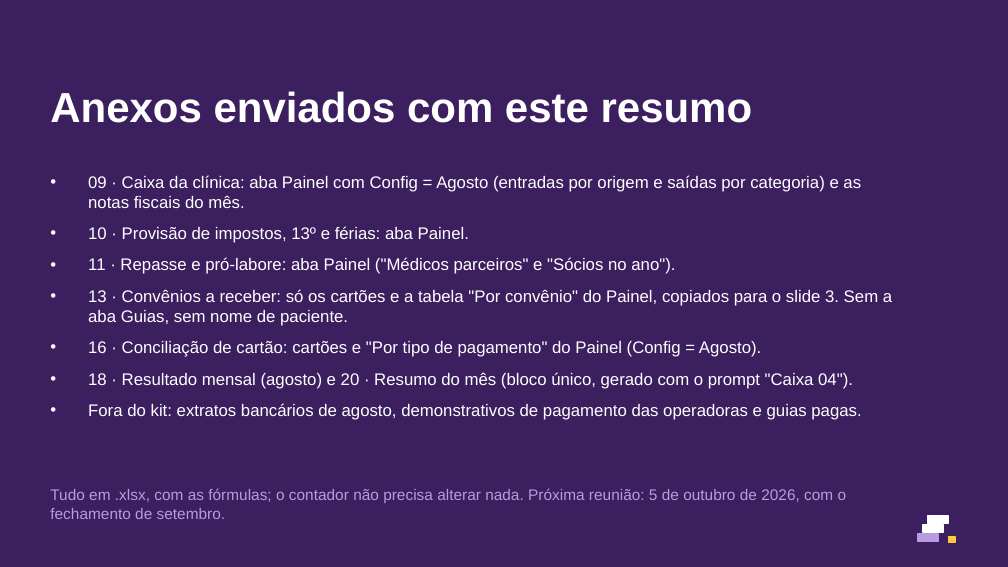
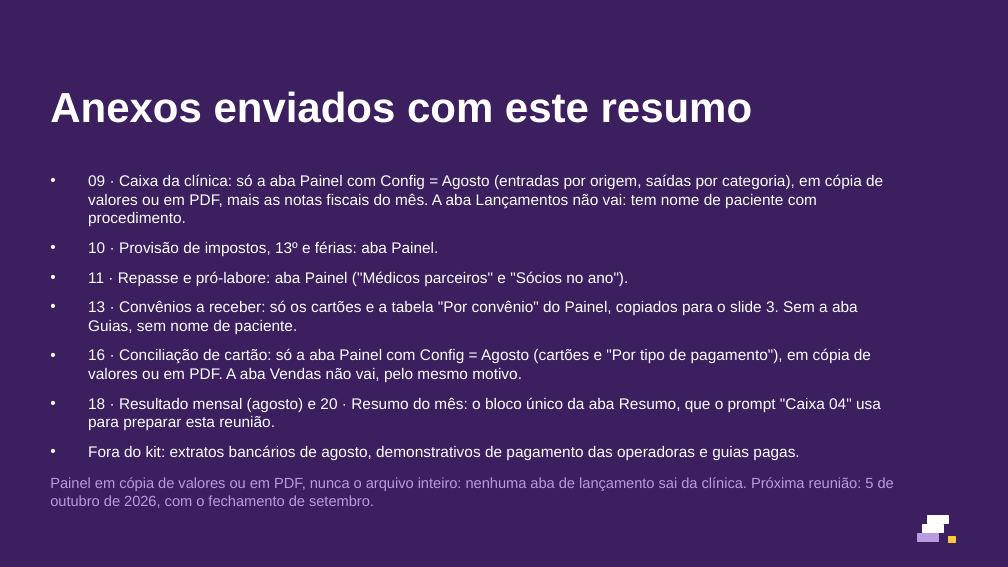
Before and after one commit to eduardomtzz/claude-code, a slide deck: slide 8 of projetos/gestao-ia-planilhas/produto/kit-medicos/entrega/29-modelo-convenios-para-o-contador-8-slides.pptx. Drawn at 1008x567 pixels with LibreOffice and Linux fonts; fonts in the diff are those of the drawing. Boxes give left, top, right and bottom in pixels: in the first picture for what was removed or moved away, otherwise in the second. Text is boxed around its words. In the diff, an @@ line names an element or a change of style, - is before the commit and + after.

```diff
--- a/projetos/gestao-ia-planilhas/produto/kit-medicos/entrega/29-modelo-convenios-para-o-contador-8-slides.pptx
+++ b/projetos/gestao-ia-planilhas/produto/kit-medicos/entrega/29-modelo-convenios-para-o-contador-8-slides.pptx
@@ text at (x1=88, y1=174, x2=883, y2=226): text changed; size 12 to 11 pt @@
-• 09 · Caixa da clínica: aba Painel com Config = Agosto (entradas por origem e saídas por categoria) e as notas fiscais do mês.
+• 09 · Caixa da clínica: só a aba Painel com Config = Agosto (entradas por origem, saídas por categoria), em cópia de valores ou em PDF, mais as notas fiscais do mês. A aba Lançamentos não vai: tem nome de paciente com procedimento.
@@ text at (x1=88, y1=241, x2=858, y2=460): size 12 to 11 pt in "10 · Provisão de impostos, 13º e ...", "11 · Repasse e pró-labore: aba Painel ...", "13 · Convênios a receber: só os ...", "Fora do kit: extratos bancários de agosto, ..." @@
@@ text at (x1=88, y1=348, x2=881, y2=430): text changed; size 12 to 11 pt @@
-• 16 · Conciliação de cartão: cartões e "Por tipo de pagamento" do Painel (Config = Agosto).
-• 18 · Resultado mensal (agosto) e 20 · Resumo do mês (bloco único, gerado com o prompt "Caixa 04").
+• 16 · Conciliação de cartão: só a aba Painel com Config = Agosto (cartões e "Por tipo de pagamento"), em cópia de valores ou em PDF. A aba Vendas não vai, pelo mesmo motivo.
+• 18 · Resultado mensal (agosto) e 20 · Resumo do mês: o bloco único da aba Resumo, que o prompt "Caixa 04" usa para preparar esta reunião.
@@ text at (x1=50, y1=477, x2=894, y2=508): text changed; size 11 to 10.5 pt @@
-Tudo em .xlsx, com as fórmulas; o contador não precisa alterar nada. Próxima reunião: 5 de outubro de 2026, com o fechamento de setembro.
+Painel em cópia de valores ou em PDF, nunca o arquivo inteiro: nenhuma aba de lançamento sai da clínica. Próxima reunião: 5 de outubro de 2026, com o fechamento de setembro.
@@ text "Painel em cópia de valores ..." at (x1=50, y1=477, x2=894, y2=508): vertical alignment middle to top @@
```
Also in this commit, not shown: 5 other slides changed, 37 other files.
